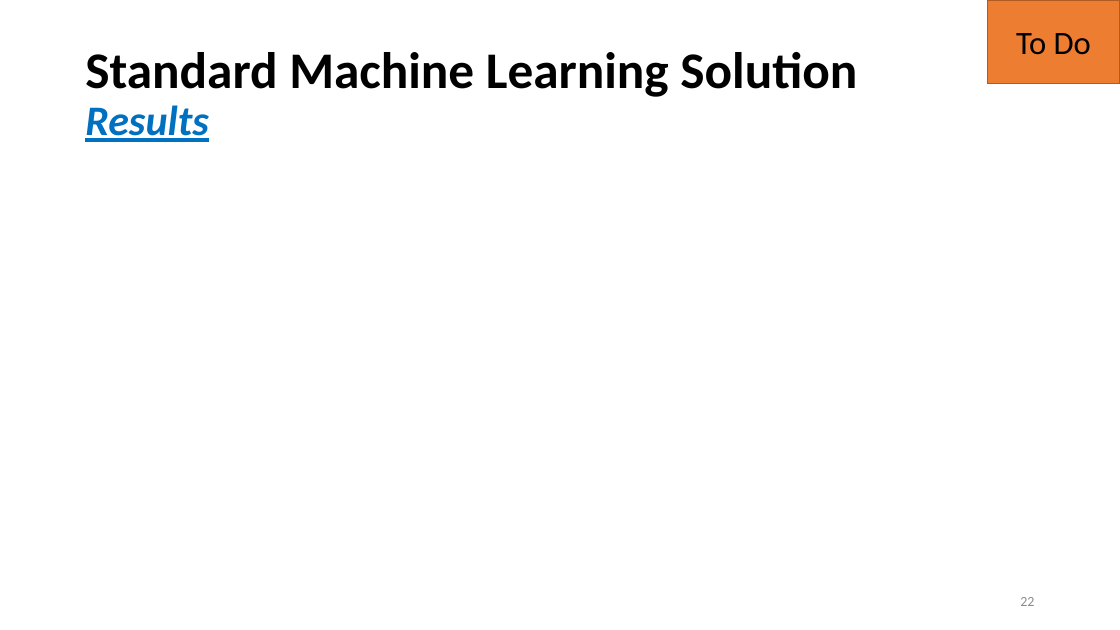
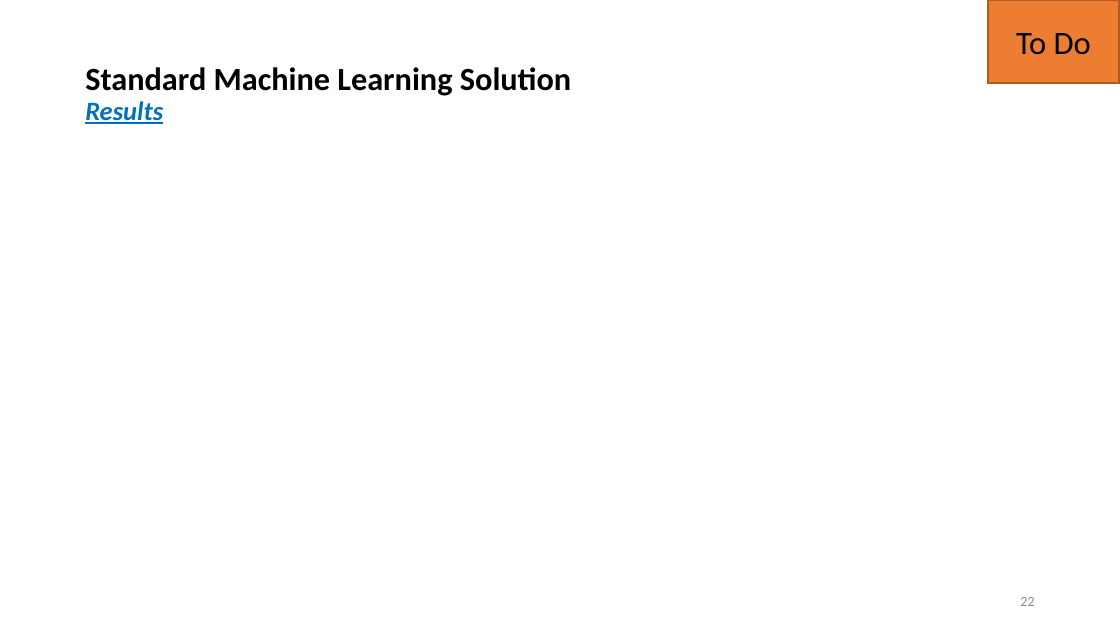
Before and after one commit to lisa-wm/consulting, a slide deck: slide 22 of 3_presentation/abschlusspräsentation/abschlusspraesentation_v1.0/abschlusspraesentation_v1.0.pptx. Drawn at 1120x630 pixels with LibreOffice and Linux fonts; fonts in the diff are those of the drawing. Boxes give left, top, right and bottom in pixels: in the first picture for what was removed or moved away, otherwise in the second. Text is boxed around its words. In the diff, an @@ line names an element or a change of style, - is before the commit and + after.

```diff
--- a/3_presentation/abschlusspräsentation/abschlusspraesentation_v1.0/abschlusspraesentation_v1.0.pptx
+++ b/3_presentation/abschlusspräsentation/abschlusspraesentation_v1.0/abschlusspraesentation_v1.0.pptx
@@ text "Standard Machine Learning Solution Results" at <box>85,67,571,124</box>: size 44 to 27.7 pt in "Standard Machine Learning Solution"; size 36 to 22.7 pt in "Results" @@
```
Also in this commit, not shown: 29 other slides changed, 6 other files.
